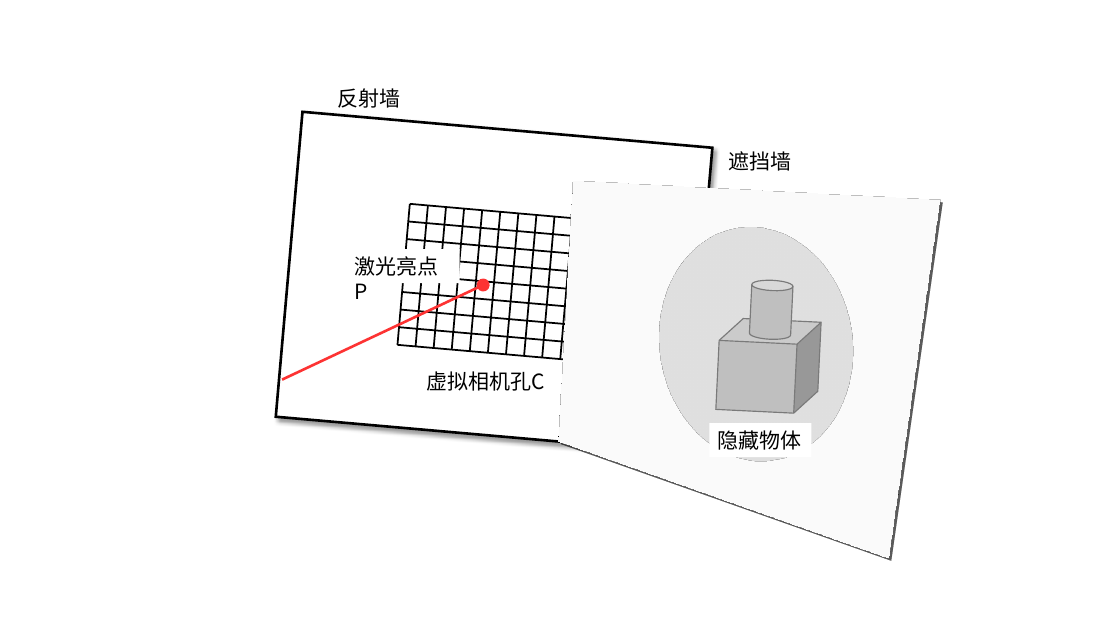
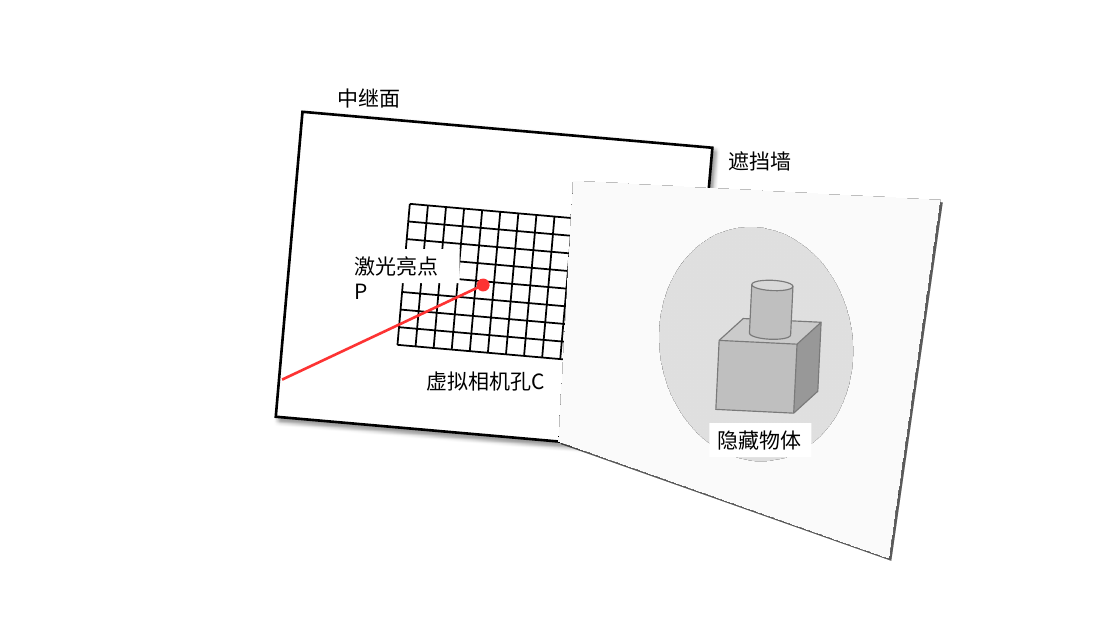
Before and after one commit to wswslzp/shtthesis, a slide deck: slide 1 of figure/relaywall.pptx. Drawn at 1120x630 pixels with LibreOffice and Linux fonts; fonts in the diff are those of the drawing. Boxes give left, top, right and bottom in pixels: in the first picture for what was removed or moved away, otherwise in the second. Text is boxed around its words. In the diff, an @@ line names an element or a change of style, - is before the commit and + after.

```diff
--- a/figure/relaywall.pptx
+++ b/figure/relaywall.pptx
@@ text at <box>338,88,401,108</box>: text changed @@
-反射墙
+中继面
```
Also in this commit, not shown: 2 slides removed, 5 other files.
